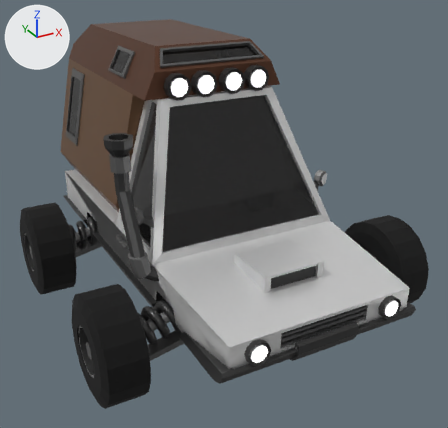
What one commit did to the glTF model glbs/1.glb.
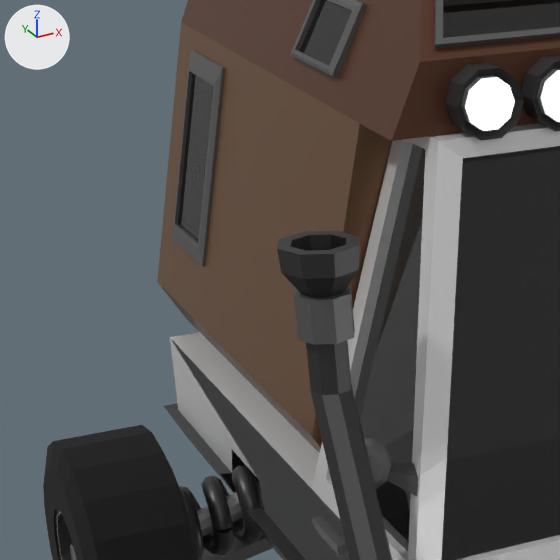
Old and new are each drawn whole from a camera (50 mm lens) standing at (-0.683, -1.389, 0.701) and looking at (-0.005, -0.156, 0.085) and again close up on the part from 1% to 46% of the width and 12% to 59% of the height. Lighting does not change. The marker at upper left points along +X, +Y and +Z. Both versions are drawn at frame 28 of the action 'Animation'; the numbers are the values there.

Before the edit, the objects in view are built like this:
```python
me_cylinder_388 = bpy.data.meshes.new('Cylinder.388')
me_cylinder_388.from_pydata(...)  # 2800 vertices, 4880 faces; spans x -3.8..3.8, y -2.4..0.0, z -11.5..11.5
# faces by material slot: [1760, 3120]
me_cylinder_388.materials.append(mat_tyre)  # black #000000
me_cylinder_388.materials.append(mat_tyrerimms)  # picture img_globaltex
me_icosphere_005 = bpy.data.meshes.new('Icosphere.005')
me_icosphere_005.from_pydata(...)  # 42 vertices, 80 faces; spans x -0.93..0.85, y -1.08..0.71, z -0.77..1.09
me_icosphere_005.materials.append(mat_smoke)  # black #000000
me_spiral_001 = bpy.data.meshes.new('Spiral.001')
me_spiral_001.from_pydata(...)  # 80 vertices, 144 faces; spans x 0.34..0.74, y -1.53..1.53, z -2.01..2.01
me_spiral_001.materials.append(mat_matreialglobal)  # picture img_globaltex
ob_smoke_001 = bpy.data.objects.new('Smoke.001', me_icosphere_005)
ob_smoke_001.location = (-0.2889, -0.232, 0.5319)
ob_smoke_001.rotation_euler = (0.0, 0.0, -3.142)  # degrees (0, 0, -180)
ob_smoke_001.scale = (0.0, 0.0, 0.0)
ob_spiral_001 = bpy.data.objects.new('Spiral.001', me_spiral_001)
ob_spiral_001.location = (-0.0237, -0.1187, 0.0684)
ob_spiral_001.rotation_euler = (0.0, 1.571, 0.0)  # degrees (0, 90, 0)
ob_spiral_001.scale = (0.169, 0.169, 0.169)
ob_tyre_006 = bpy.data.objects.new('Tyre.006', me_cylinder_388)
ob_tyre_006.location = (-0.0237, -0.1187, 0.0684)
ob_tyre_006.rotation_euler = (1.571, 0.0, 1.571)  # degrees (90, 0, 90)
ob_tyre_006.scale = (0.0946, 0.0946, 0.0356)
# also in view: 'Helix.003' at (-0.024, -0.119, -0.055); 'Body.024' at (-0.024, -0.241, 0.166); 'Cube.031' at (-0.024, 0.135, 0.284); 'Cylinder.008' at (-0.27, -0.27, 0.194); 'Helix.001' at (-0.024, -0.119, -0.025)
```
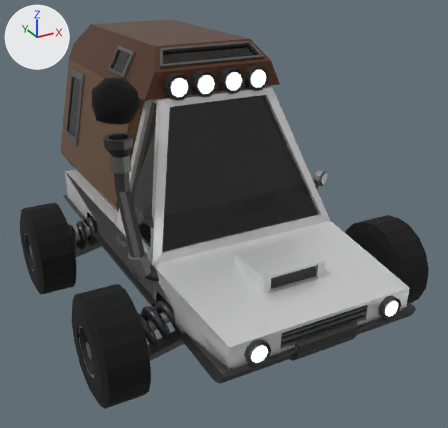
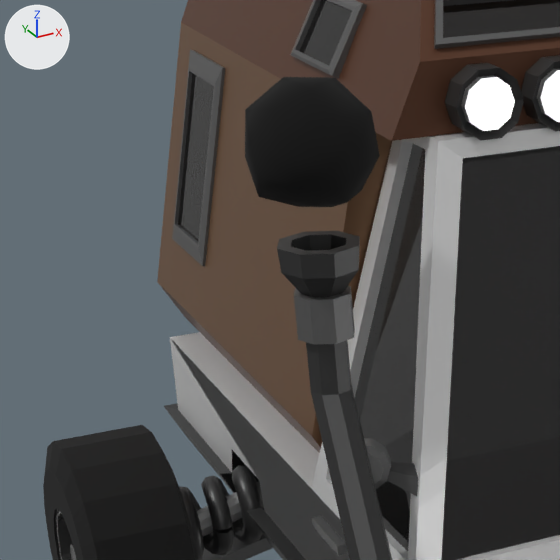
Pixel boxes [x1, y1, x2, y2] of what changed, in the close-ups (560 x 560 px):
'Smoke.001', moved, turned, rescaled (not visible before)
    after: [245, 77, 380, 207]

The change, as a diff of the scene's bpy script:
```diff
--- a/glbs/1.glb.py
+++ b/glbs/1.glb.py
@@ ob_smoke_001 @@
 ob_smoke_001 = bpy.data.objects.new('Smoke.001', me_icosphere_005)
-ob_smoke_001.location = (-0.2889, -0.232, 0.5319)
-ob_smoke_001.rotation_euler = (0.0, 0.0, -3.142)  # degrees (0, 0, -180)
-ob_smoke_001.scale = (0.0, 0.0, 0.0)
+ob_smoke_001.location = (-0.2889, -0.232, 0.4047)
+ob_smoke_001.rotation_euler = (1.398, -0.275, -0.273)  # degrees (80, -16, -16)
+ob_smoke_001.scale = (-0.0531, -0.0531, -0.0531)
```
